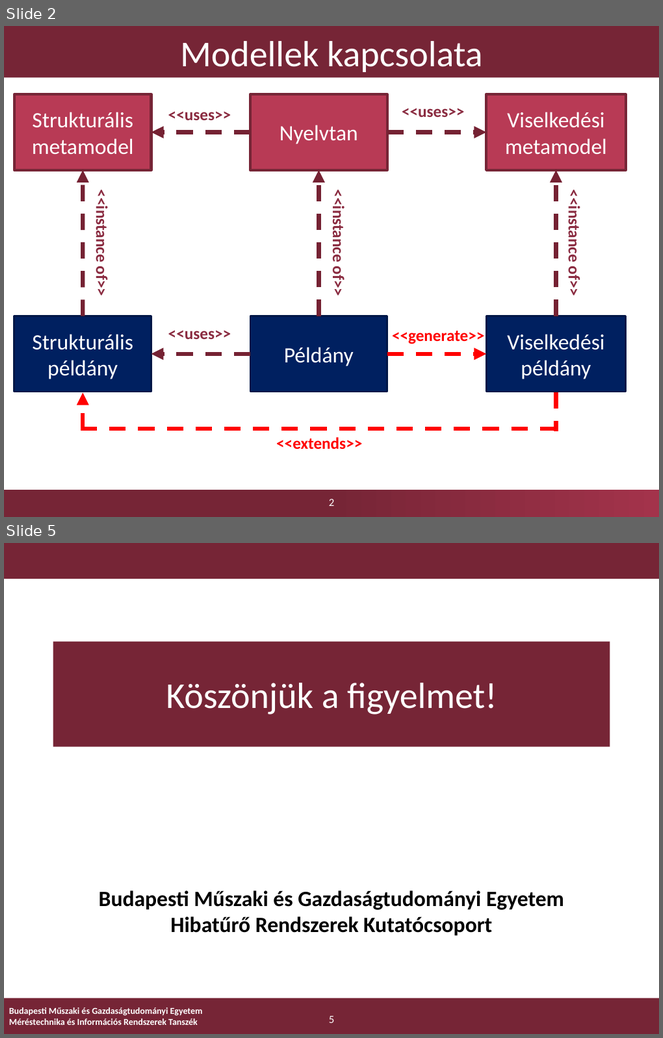
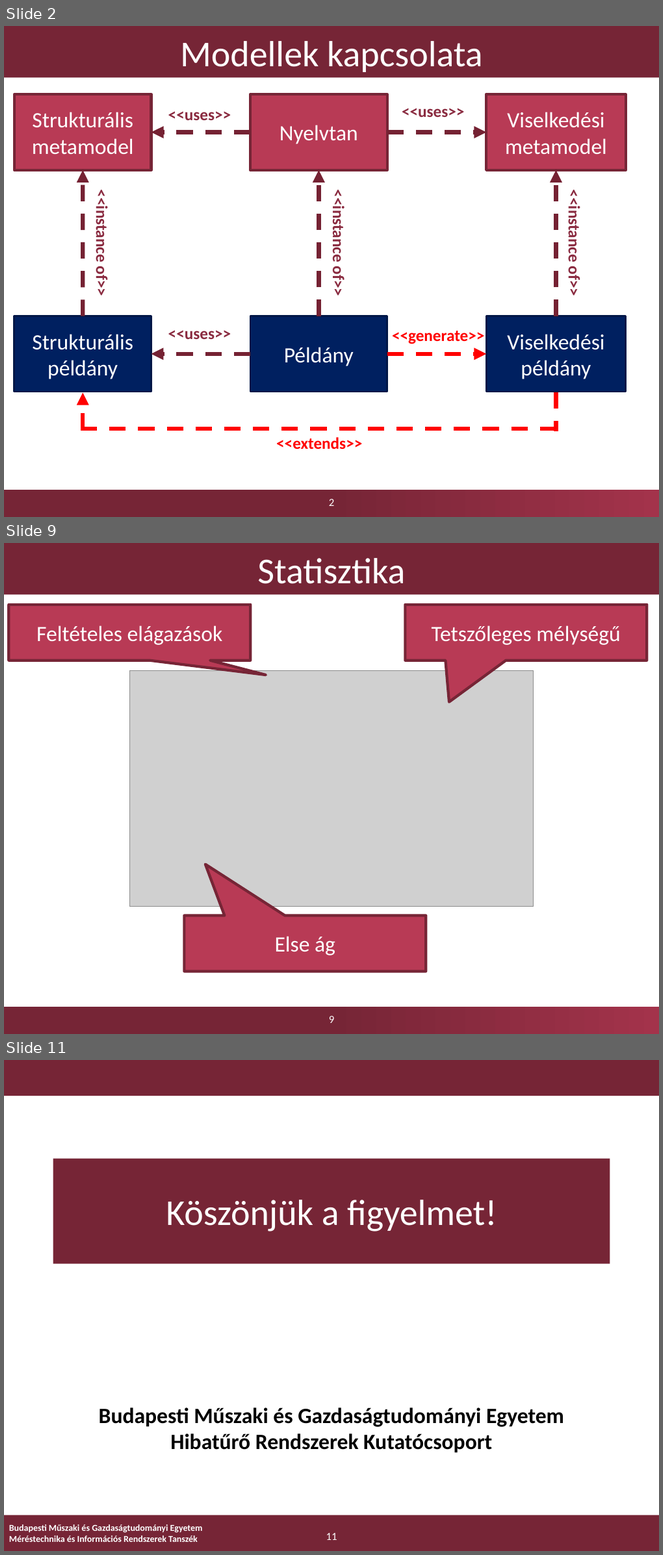
Before and after one commit to FTSRG-MDSD/MDSD-2016-ztz, a slide deck: doc/prezi/hw2/ztz-presentation.pptx. Shown one above the other, each under a label of ours: slides 2 and 5 before the commit, slides 2, 9 and 11 after it; the slides between them are not shown. The pictures are 663x1038 and 663x1555 pixels, drawn with LibreOffice and Linux fonts; fonts in the diff are those of the drawing; grey boxes stand for pictures; background and template pictures are left out. Boxes give left, top, right and bottom in pixels: in the first picture for what was removed or moved away, otherwise in the second. Text is boxed around its words. In the diff, an @@ line names an element or a change of style, - is before the commit and + after.

```diff
--- a/doc/prezi/hw2/ztz-presentation.pptx
+++ b/doc/prezi/hw2/ztz-presentation.pptx
@@ slide 9 added at [4, 543, 659, 1034], background #FFFFFF; not listed: 1 template element that a slide beside it also shows @@
@@ title added at [4, 543, 659, 595], fill #762536, 40 pt, text #FFFFFF @@
+Statisztika
@@ speech box added at [9, 605, 250, 660], fill #B83A55, outline #762536 3 pt, 24 pt, text #FFFFFF @@
+Feltételes elágazások
@@ speech box added at [405, 605, 647, 660], fill #B83A55, outline #762536 3 pt, 24 pt, text #FFFFFF @@
+Tetszőleges mélységű
@@ picture added at [130, 671, 533, 907] @@
@@ speech box added at [184, 916, 426, 971], fill #B83A55, outline #762536 3 pt, 24 pt, text #FFFFFF @@
+Else ág
@@ page number added at [329, 1016, 334, 1023], 12 pt, text #FFFFFF @@
+9
@@ what was slide 5 is now slide 11 @@
@@ page number at [326, 1533, 337, 1540]: text changed @@
-5
+11
```
Also in this commit, not shown: 7 other slides added, 2 slides removed.
